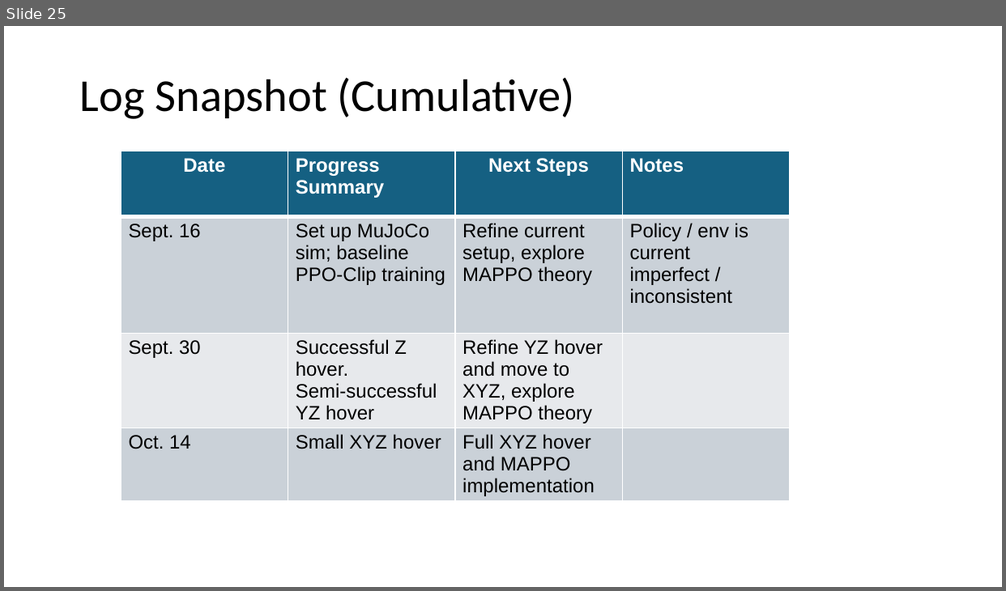
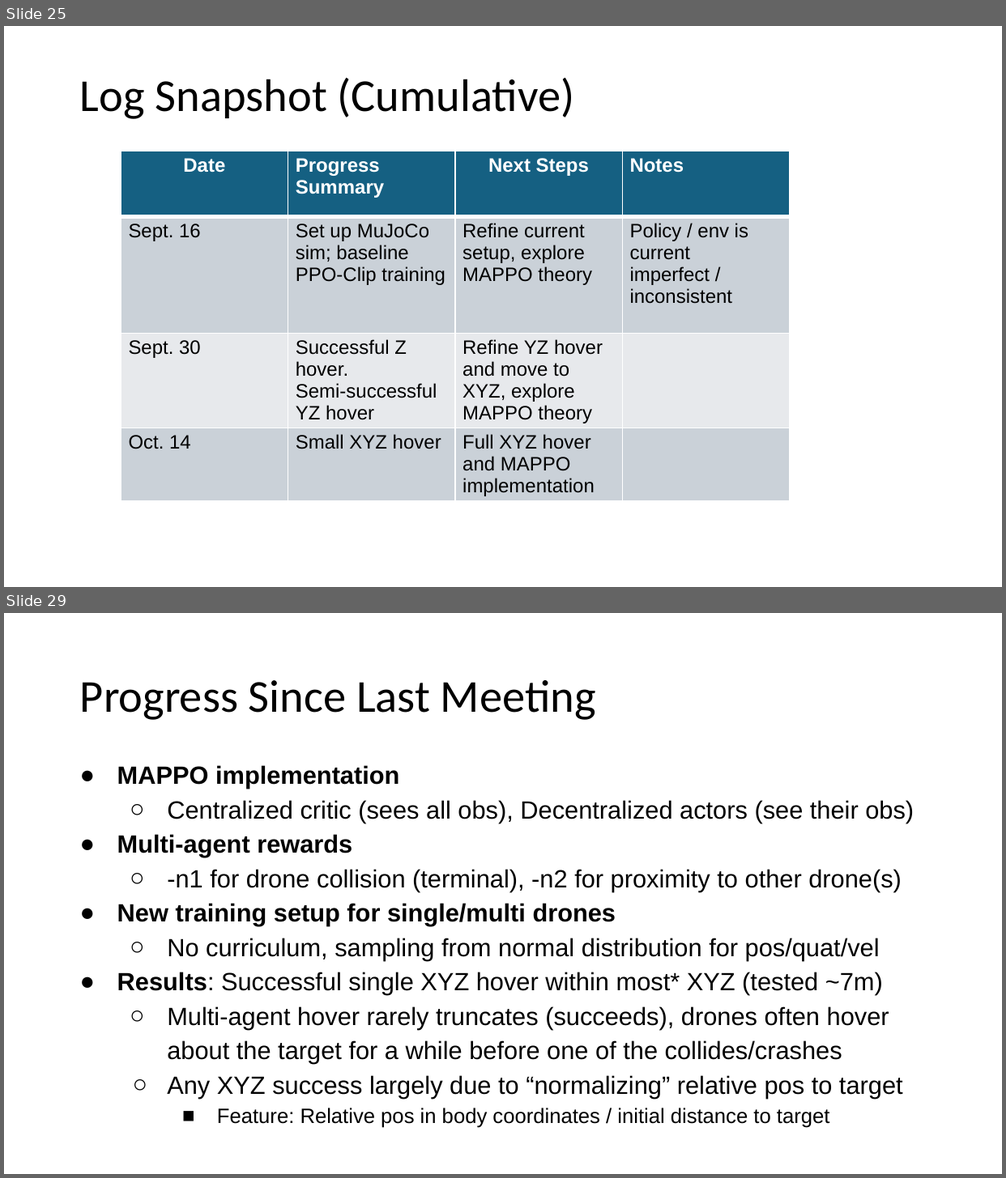
Before and after one commit to shazia-dewan/multi-agentCrazyflieLift, a slide deck: docs/MIRL LAB Honours Project Bi-Weekly Update.pptx. Shown one above the other, each under a label of ours: slide 25 before the commit, slides 25 and 29 after it; the slides between them are not shown. The pictures are 1006x591 and 1006x1178 pixels, drawn with LibreOffice and Linux fonts; fonts in the diff are those of the drawing. Boxes give left, top, right and bottom in pixels: in the first picture for what was removed or moved away, otherwise in the second. Text is boxed around its words. In the diff, an @@ line names an element or a change of style, - is before the commit and + after.

```diff
--- a/docs/MIRL LAB Honours Project Bi-Weekly Update.pptx
+++ b/docs/MIRL LAB Honours Project Bi-Weekly Update.pptx
@@ slide 29 added at [4, 613, 1002, 1174], background #FFFFFF @@
@@ title added at [80, 680, 596, 720], 33 pt, text #000000 @@
+Progress Since Last Meeting
@@ text added at [117, 765, 914, 1128], 18 pt, text #000000 @@
+● MAPPO implementation
+  ○ Centralized critic (sees all obs), Decentralized actors (see their obs)
+● Multi-agent rewards
+  ○ -n1 for drone collision (terminal), -n2 for proximity to other drone(s)
+● New training setup for single/multi drones
+  ○ No curriculum, sampling from normal distribution for pos/quat/vel
+● Results: Successful single XYZ hover within most* XYZ (tested ~7m)
+  ○ Multi-agent hover rarely truncates (succeeds), drones often hover about the target for a while before one of the collides/crashes
+  ○ Any XYZ success largely due to “normalizing” relative pos to target
+    ■ Feature: Relative pos in body coordinates / initial distance to target
```
Also in this commit, not shown: 10 other slides added, 1 other file.
